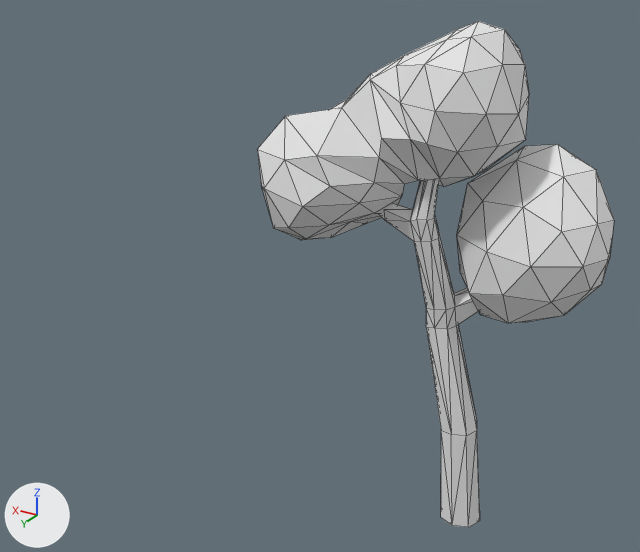
Before and after pictures for a commit that changed the OBJ model models/tree.obj.
One viewpoint serves both versions: a 50 mm lens placed at (-8.99, 8.58, 7.85), pointed at (-3.37, -0.8, 3.16). The axes (+X, +Y, +Z) are drawn at lower left. The lights are the same throughout. Mesh edges are drawn as thin lines. Where no turn or scale is listed for an object, it has been applied to the vertices.

The older version as bpy lines, for what is in view:
```python
me_norm_tree_branches_cylinder_001 = bpy.data.meshes.new('Norm_Tree_Branches_Cylinder.001')
me_norm_tree_branches_cylinder_001.from_pydata(...)  # 80 vertices, 156 faces; spans x -6.71..-4.53, y -0.36..0.78, z 1.01..5.89
me_norm_tree_branches_cylinder_001.materials.append(mat_norm_branches)  # white #e7e7e7
me_norm_tree_leaves_icosphere = bpy.data.meshes.new('Norm_Tree_Leaves_Icosphere')
me_norm_tree_leaves_icosphere.from_pydata(...)  # 127 vertices, 245 faces; spans x -7.28..-3.66, y -0.97..1.4, z 3.59..6.74
me_norm_tree_leaves_icosphere.materials.append(mat_norm_leaves)  # white #e7e7e7
ob_norm_tree_branches_cylinder_001 = bpy.data.objects.new('Norm_Tree_Branches_Cylinder.001', me_norm_tree_branches_cylinder_001)
ob_norm_tree_branches_cylinder_001.location = (0.0, 0.0, 0.0)
ob_norm_tree_leaves_icosphere = bpy.data.objects.new('Norm_Tree_Leaves_Icosphere', me_norm_tree_leaves_icosphere)
ob_norm_tree_leaves_icosphere.location = (0.0, 0.0, 0.0)
```
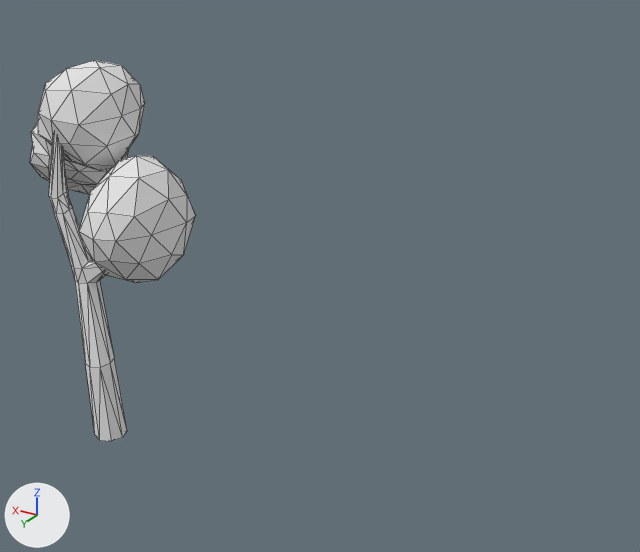
Where the change shows, as pixel boxes (x1, y1, x2, y2) in the pictures (640 x 552 px; the box of a moved part takes in the faces that stretch with it):
'Norm_Tree_Leaves_Icosphere', reshaped (54% narrower, 26% shorter): before (257, 21, 614, 323); after (30, 60, 195, 283)
'Norm_Tree_Branches_Cylinder.001', mesh turned: before (379, 180, 480, 527); after (49, 136, 127, 441)
part 2 of me_norm_tree_leaves_icosphere, moved or reshaped: before (457, 144, 614, 323); after (79, 156, 195, 283)
part 3 of me_norm_tree_leaves_icosphere, added: after (30, 60, 145, 194)
part 4 of me_norm_tree_leaves_icosphere, deleted: before (257, 21, 529, 240)

The change, as a list of edits to the scene's bpy script:
```text
Change me_norm_tree_branches_cylinder_001:
    where me_norm_tree_branches_cylinder_001.from_pydata(...)  # 80 vertices, 156 faces; spans x -6.71..-4.53, y -0.36..0.78, z 1.01..5.89
    used by ob_norm_tree_branches_cylinder_001; location = (0.0, 0.0, 0.0)
    me_norm_tree_branches_cylinder_001 part 1: the whole mesh is turned -45 degrees about the z axis through its middle, then moved by (5.84, -0.48, -1.0)
Change me_norm_tree_leaves_icosphere:
    used by ob_norm_tree_leaves_icosphere; location = (0.0, 0.0, 0.0)
    remove me_norm_tree_leaves_icosphere.from_pydata(...)  # 127 vertices, 245 faces; spans x -7.28..-3.66, y -0.97..1.4, z 3.59..6.74
    add me_norm_tree_leaves_icosphere.from_pydata(...)  # 127 vertices, 246 faces; spans x -1.21..2.26, y -2.18..0.49, z 2.57..5.72
    me_norm_tree_leaves_icosphere part 2: the loose piece of 42 vertices spanning x -7.28..-5.56, y -0.97..0.7, z 3.59..5.53 is turned -45 degrees about the z axis through its middle, then moved by (5.9, -0.32, -1.01)
    me_norm_tree_leaves_icosphere part 3: a new loose piece of 85 vertices spanning x -0.38..2.26, y -2.18..0.11, z 3.27..5.72, in mat_norm_leaves (white #e7e7e7)
    me_norm_tree_leaves_icosphere part 4: the loose piece of 85 vertices spanning x -6.35..-3.66, y -0.4..1.4, z 4.28..6.74 is deleted
```
